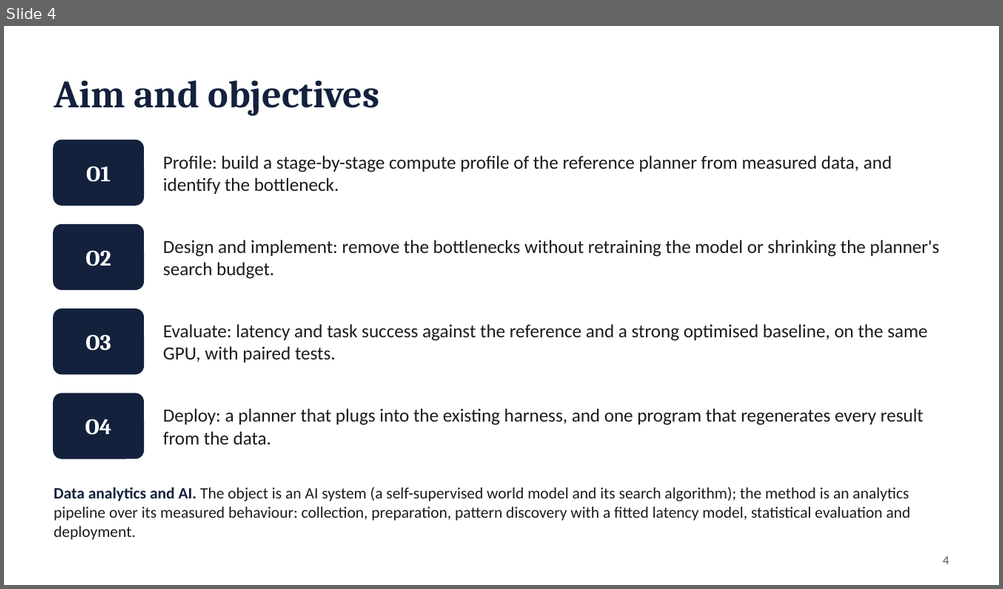
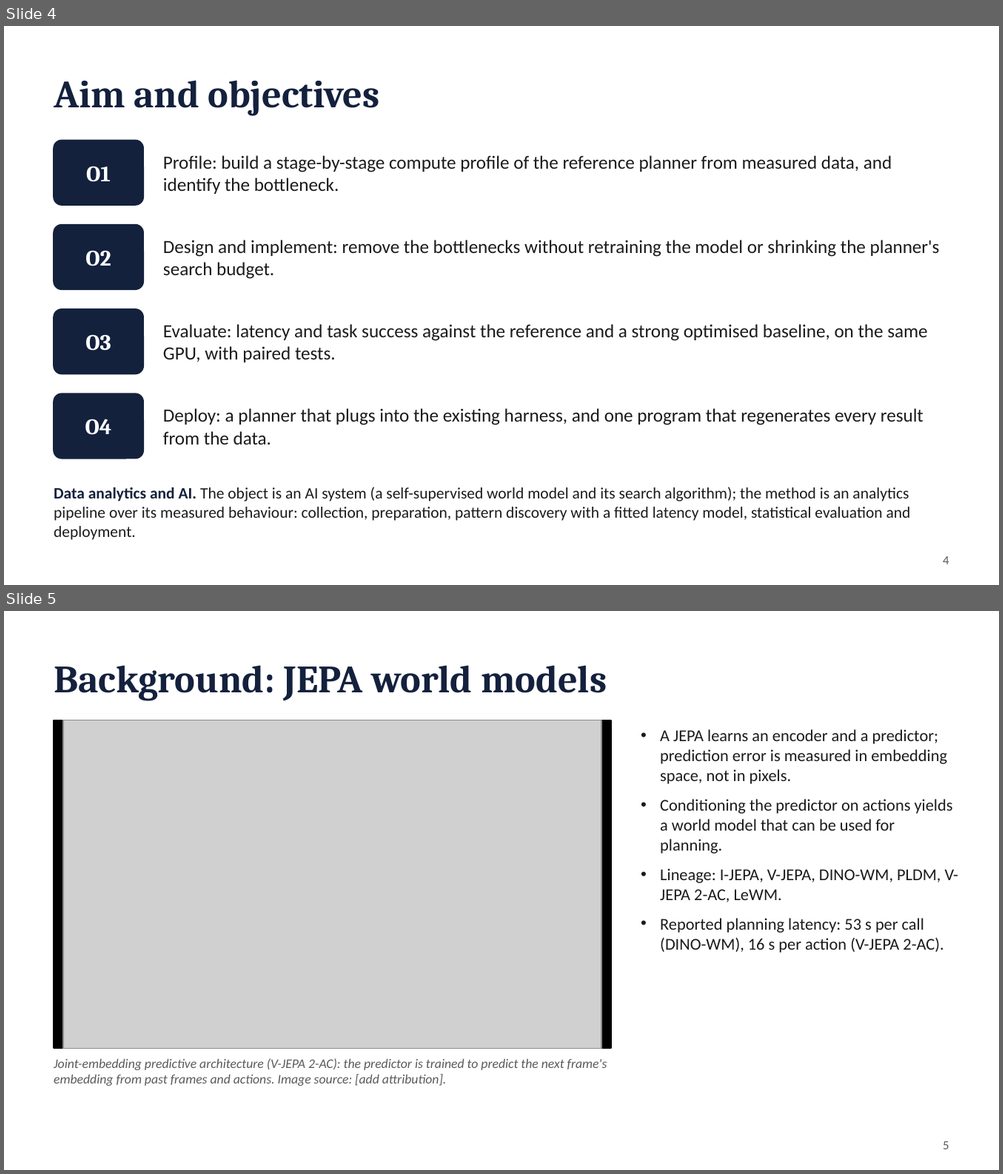
Before and after one commit to antoinenguyen27/lewm-flash, a slide deck: docs/paper/presentation.pptx. Shown one above the other, each under a label of ours: slide 4 before the commit, slides 4 and 5 after it. The pictures are 1003x589 and 1003x1174 pixels, drawn with LibreOffice and Linux fonts; fonts in the diff are those of the drawing; grey boxes stand for pictures. Boxes give left, top, right and bottom in pixels: in the first picture for what was removed or moved away, otherwise in the second. Text is boxed around its words. In the diff, an @@ line names an element or a change of style, - is before the commit and + after.

```diff
--- a/docs/paper/presentation.pptx
+++ b/docs/paper/presentation.pptx
@@ slide 5 added at [4, 611, 999, 1170], background #FFFFFF @@
@@ text added at [54, 665, 606, 701], 28 pt, text #14213D, bold @@
+Background: JEPA world models
@@ rectangle added at [54, 721, 611, 1048], fill #000000, outline #000000 1 pt @@
@@ picture added at [64, 721, 602, 1048] @@
@@ text added at [660, 729, 958, 953], 12 pt, text #1B1B1B @@
+• A JEPA learns an encoder and a predictor; prediction error is measured in embedding space, not in pixels.
+• Conditioning the predictor on actions yields a world model that can be used for planning.
+• Lineage: I-JEPA, V-JEPA, DINO-WM, PLDM, V-JEPA 2-AC, LeWM.
+• Reported planning latency: 53 s per call (DINO-WM), 16 s per action (V-JEPA 2-AC).
@@ text added at [54, 1059, 607, 1086], 9.5 pt, text #5A5A5A, italic @@
+Joint-embedding predictive architecture (V-JEPA 2-AC): the predictor is trained to predict the next frame's embedding from past frames and actions. Image source: [add attribution].
@@ text added at [942, 1142, 949, 1150], 9 pt, text #5A5A5A @@
+5
```
Also in this commit, not shown: 8 slides changed, 4 other slides added, 1 slide removed, 5 other files.
